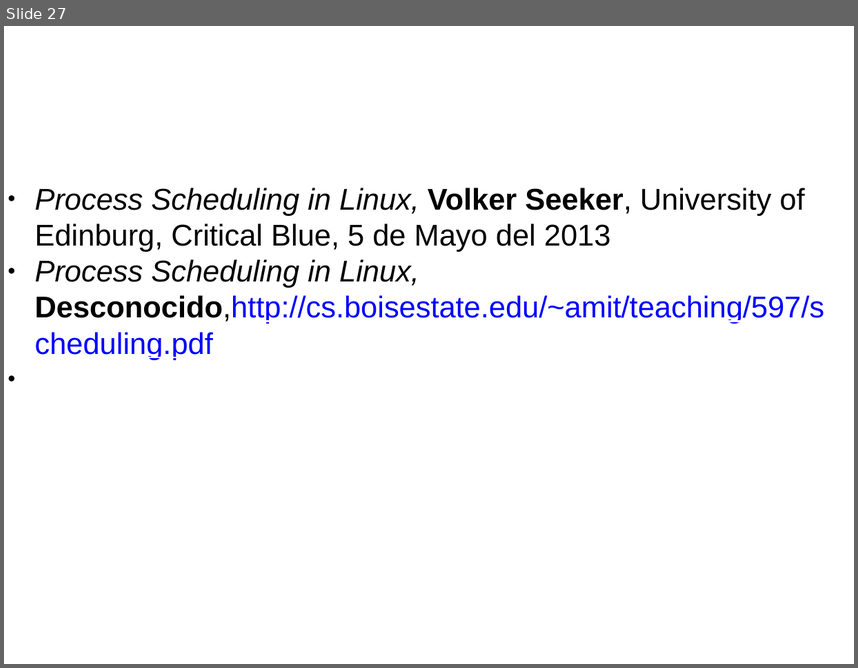
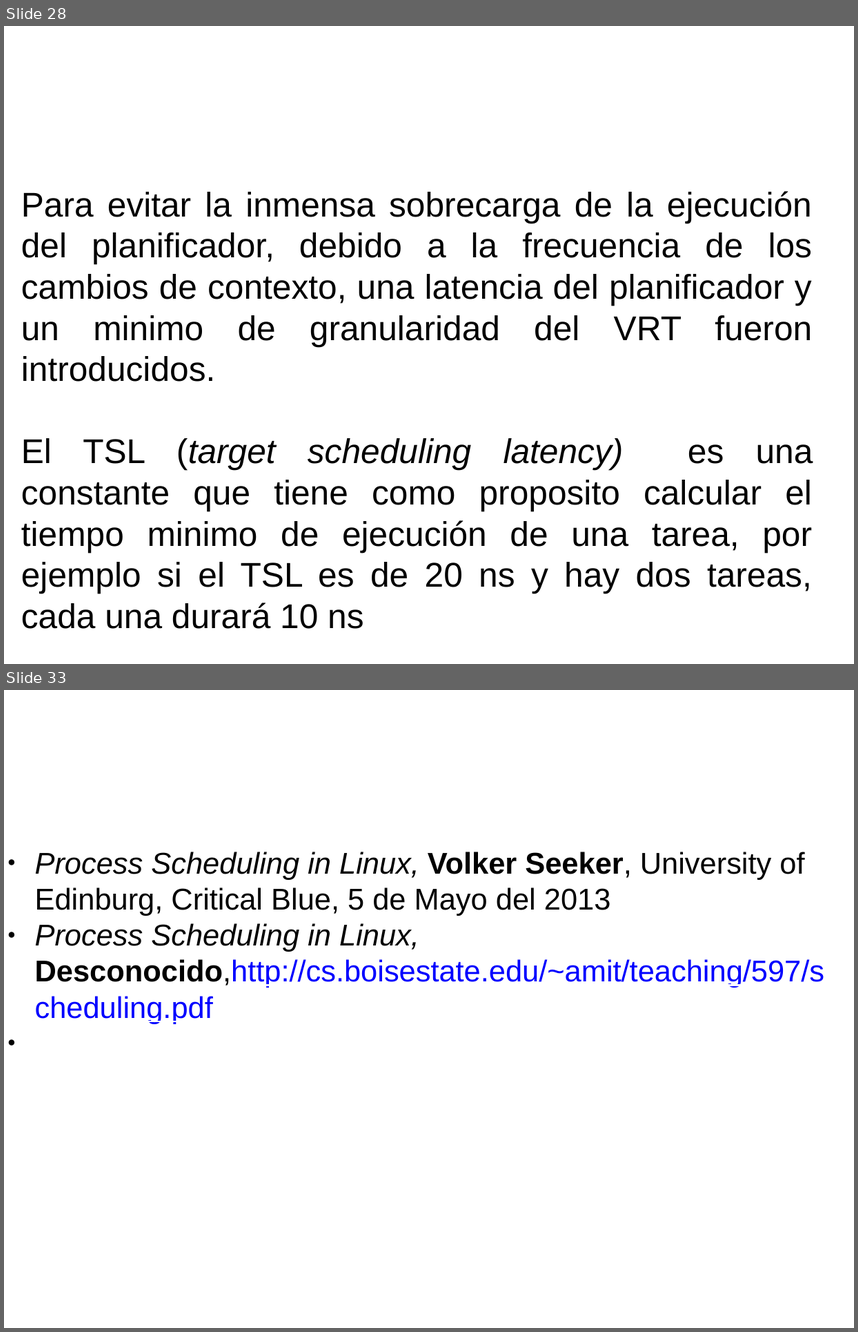
Before and after one commit to gwolf/clase-sistop-2017-01, a slide deck: exposiciones/planificadorCFS/planificadorCFS.pptx. Shown one above the other, each under a label of ours: slide 27 before the commit, slides 28 and 33 after it; the slides between them are not shown. The pictures are 858x668 and 858x1332 pixels, drawn with LibreOffice and Linux fonts; fonts in the diff are those of the drawing; background and template pictures are left out. Boxes give left, top, right and bottom in pixels: in the first picture for what was removed or moved away, otherwise in the second. Text is boxed around its words. In the diff, an @@ line names an element or a change of style, - is before the commit and + after.

```diff
--- a/exposiciones/planificadorCFS/planificadorCFS.pptx
+++ b/exposiciones/planificadorCFS/planificadorCFS.pptx
@@ slide 28 added at (4,26,854,664), background #FFFFFF @@
@@ text added at (21,191,813,628), 32 pt, text #000000 @@
+Para evitar la inmensa sobrecarga de la ejecución del planificador, debido a la frecuencia de los cambios de contexto, una latencia del planificador y un minimo de granularidad del VRT fueron introducidos.
+El TSL (target scheduling latency) es una constante que tiene como proposito calcular el tiempo minimo de ejecución de una tarea, por ejemplo si el TSL es de 20 ns y hay dos tareas, cada una durará 10 ns
@@ text added at (21,192,613,552), 40 pt, text #FFFFFF @@
+5.1 Divisiones de tiempo vs VRT
@@ what was slide 27 is now slide 33 @@
```
Also in this commit, not shown: 5 other slides added.
